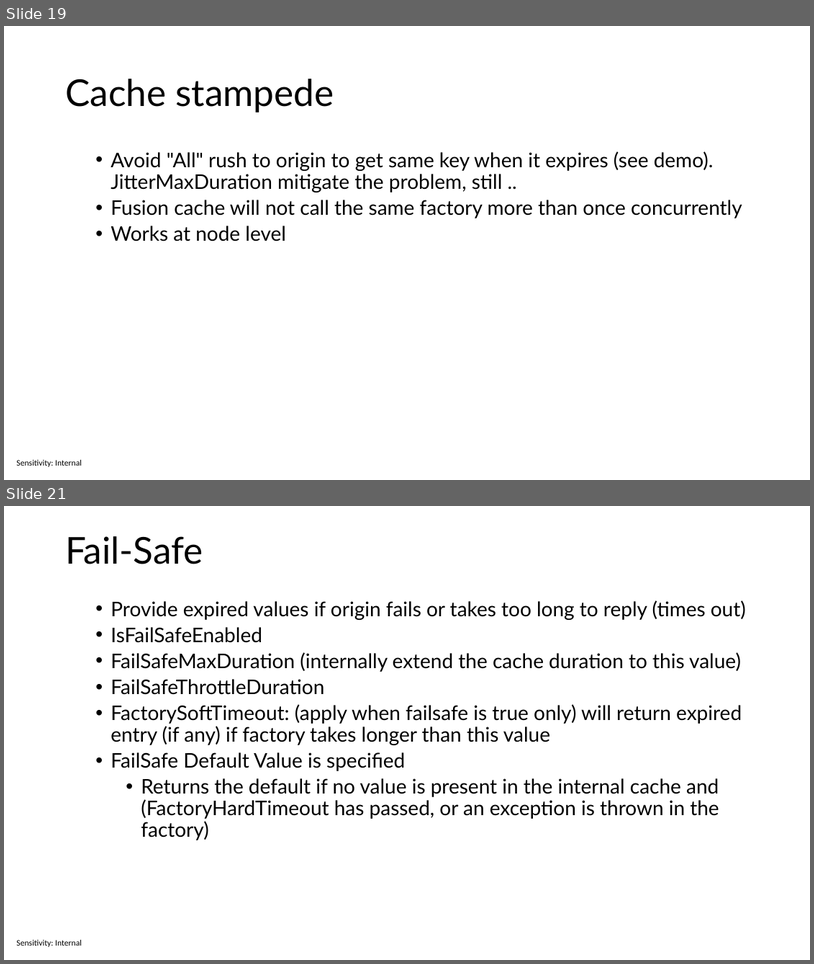
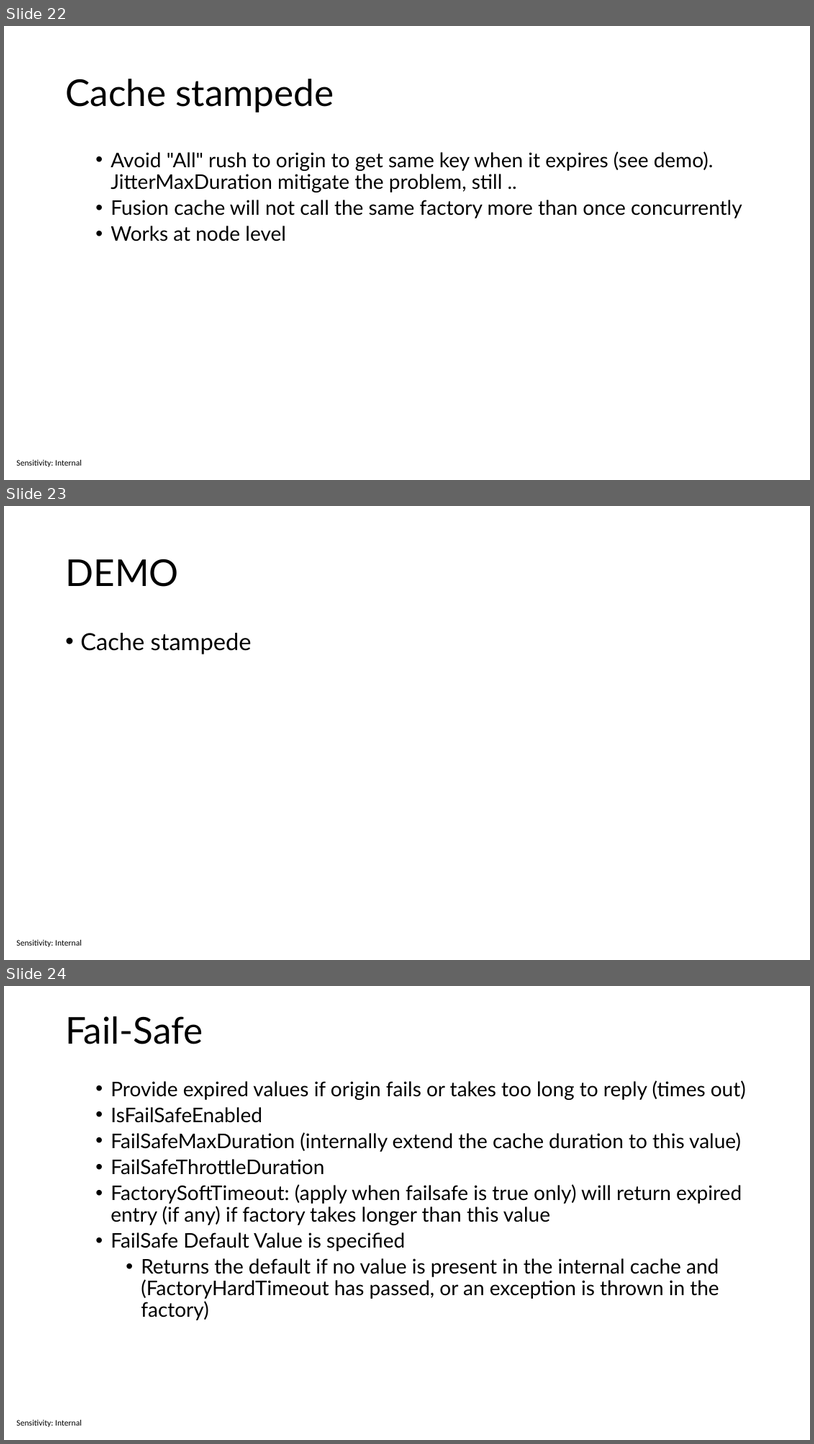
Before and after one commit to sabbadino/cache-like-a-pro-fusion-cache, a slide deck: cache-like-a-pro.pptx. Shown one above the other, each under a label of ours: slides 19 and 21 before the commit, slides 22, 23 and 24 after it; the slides between them are not shown. The pictures are 814x964 and 814x1444 pixels, drawn with LibreOffice and Linux fonts; fonts in the diff are those of the drawing. Boxes give left, top, right and bottom in pixels: in the first picture for what was removed or moved away, otherwise in the second. Text is boxed around its words. In the diff, an @@ line names an element or a change of style, - is before the commit and + after.

```diff
--- a/cache-like-a-pro.pptx
+++ b/cache-like-a-pro.pptx
@@ slide 23 added at bbox=[4, 506, 810, 960], background #FFFFFF; not listed: 1 template element that a slide beside it also shows @@
@@ title added at bbox=[65, 559, 178, 587], 44 pt, text #000000 @@
+DEMO
@@ text added at bbox=[80, 633, 252, 654], 28 pt, text #000000 @@
+• Cache stampede
@@ what was slide 19 is now slide 22 @@
@@ what was slide 21 is now slide 24 @@
```
Also in this commit, not shown: 3 slides changed, 5 other slides added, 2 slides removed, 1 other file.
